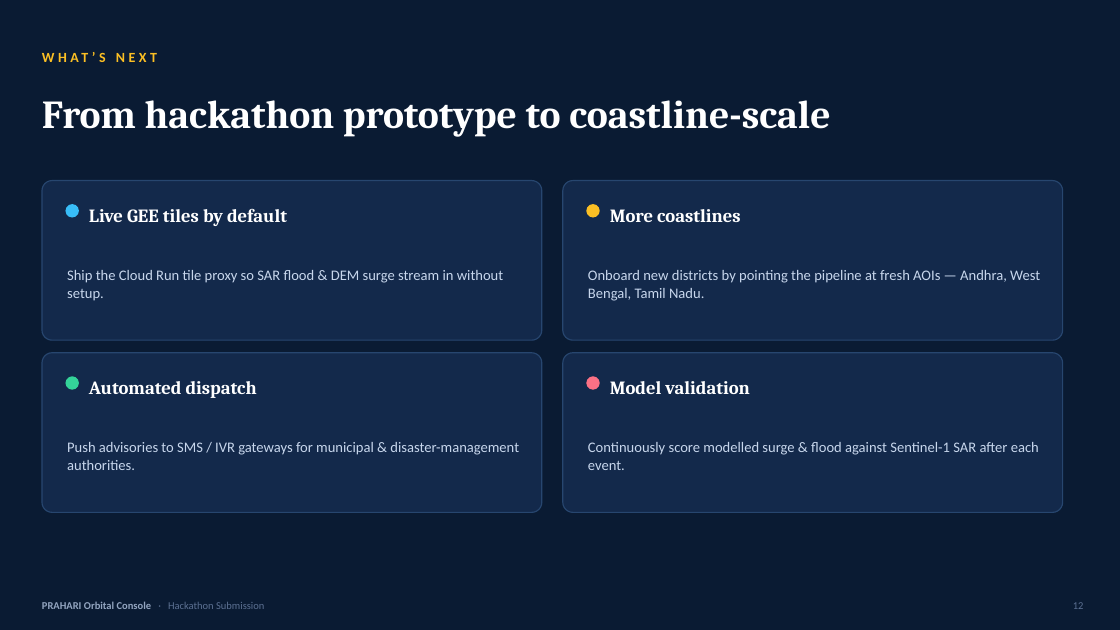
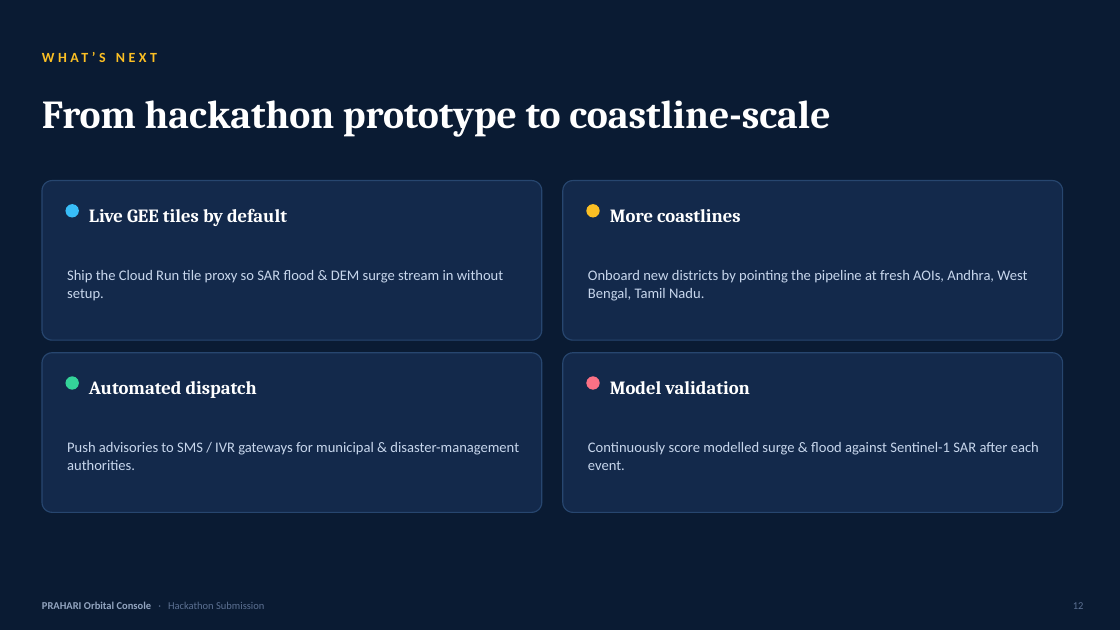
Before and after one commit to abhishek-0706/prahari-orbital-console, a slide deck: slide 12 of demo/PRAHARI_Orbital_Console.pptx. Drawn at 1120x630 pixels with LibreOffice and Linux fonts; fonts in the diff are those of the drawing. Boxes give left, top, right and bottom in pixels: in the first picture for what was removed or moved away, otherwise in the second. Text is boxed around its words. In the diff, an @@ line names an element or a change of style, - is before the commit and + after.

```diff
--- a/demo/PRAHARI_Orbital_Console.pptx
+++ b/demo/PRAHARI_Orbital_Console.pptx
@@ text at box(588, 270, 1027, 301): text changed @@
-Onboard new districts by pointing the pipeline at fresh AOIs — Andhra, West Bengal, Tamil Nadu.
+Onboard new districts by pointing the pipeline at fresh AOIs, Andhra, West Bengal, Tamil Nadu.
```
Also in this commit, not shown: 10 other slides changed, 1 other file.
